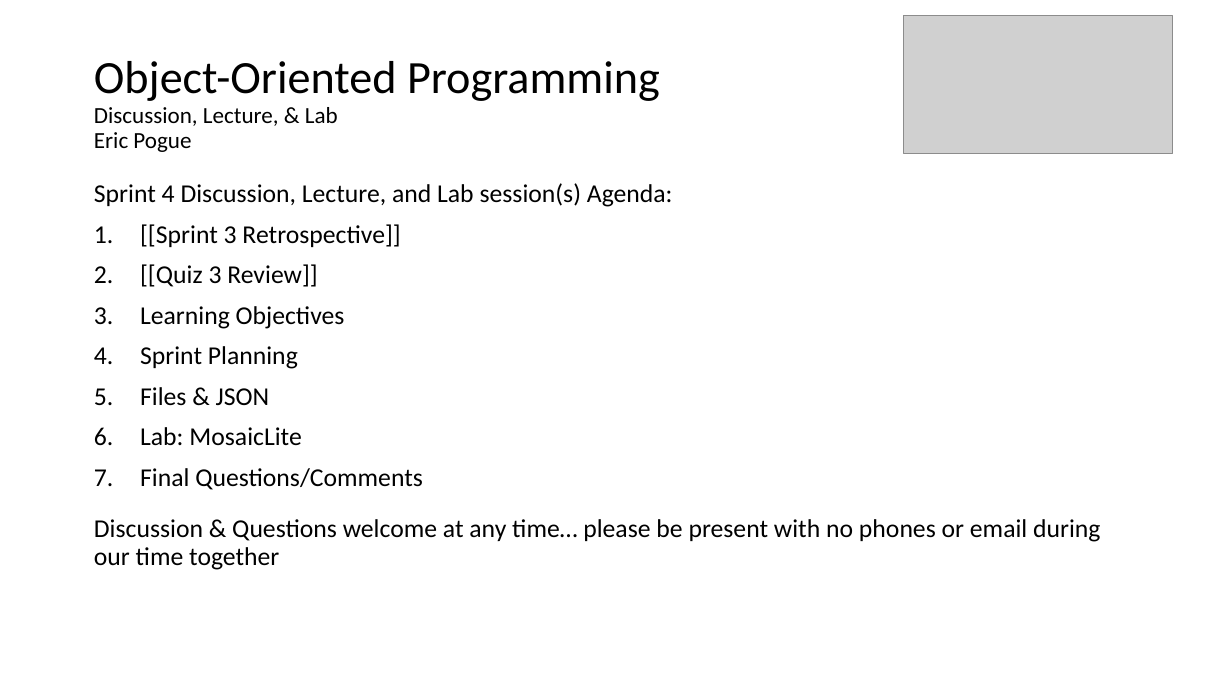
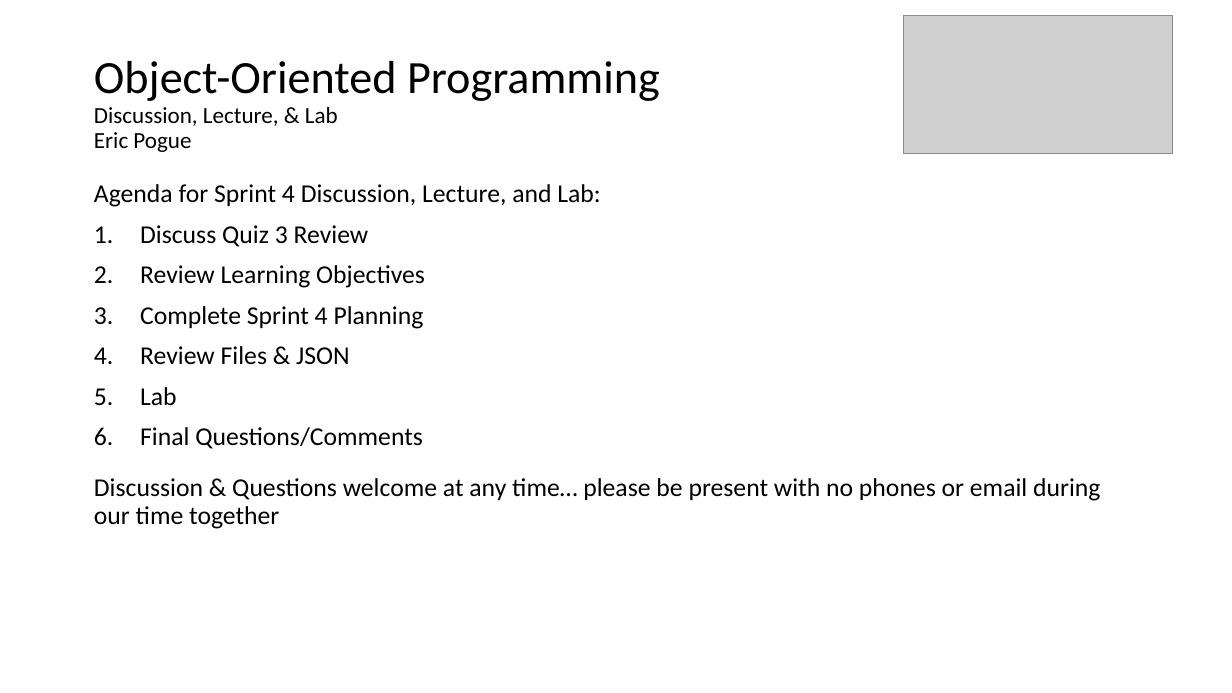
Before and after one commit to jamesbaptiste1/cpsc-24500-2019-01-spring-lt1, a slide deck: slide 1 of lecture-presentations/sprint-4.pptx. Drawn at 1232x693 pixels with LibreOffice and Linux fonts; fonts in the diff are those of the drawing; grey boxes stand for pictures. Boxes give left, top, right and bottom in pixels: in the first picture for what was removed or moved away, otherwise in the second. Text is boxed around its words. In the diff, an @@ line names an element or a change of style, - is before the commit and + after.

```diff
--- a/lecture-presentations/sprint-4.pptx
+++ b/lecture-presentations/sprint-4.pptx
@@ text at [94, 184, 600, 405]: text changed @@
-Sprint 4 Discussion, Lecture, and Lab session(s) Agenda:
-1. [[Sprint 3 Retrospective]]
-2. [[Quiz 3 Review]]
-3. Learning Objectives
-4. Sprint Planning
-5. Files & JSON
-6. Lab: MosaicLite
+Agenda for Sprint 4 Discussion, Lecture, and Lab:
+1. Discuss Quiz 3 Review
+2. Review Learning Objectives
+3. Complete Sprint 4 Planning
+4. Review Files & JSON
+5. Lab
```
Also in this commit, not shown: 4 other slides changed, 6 slides added, 1 slide removed.
